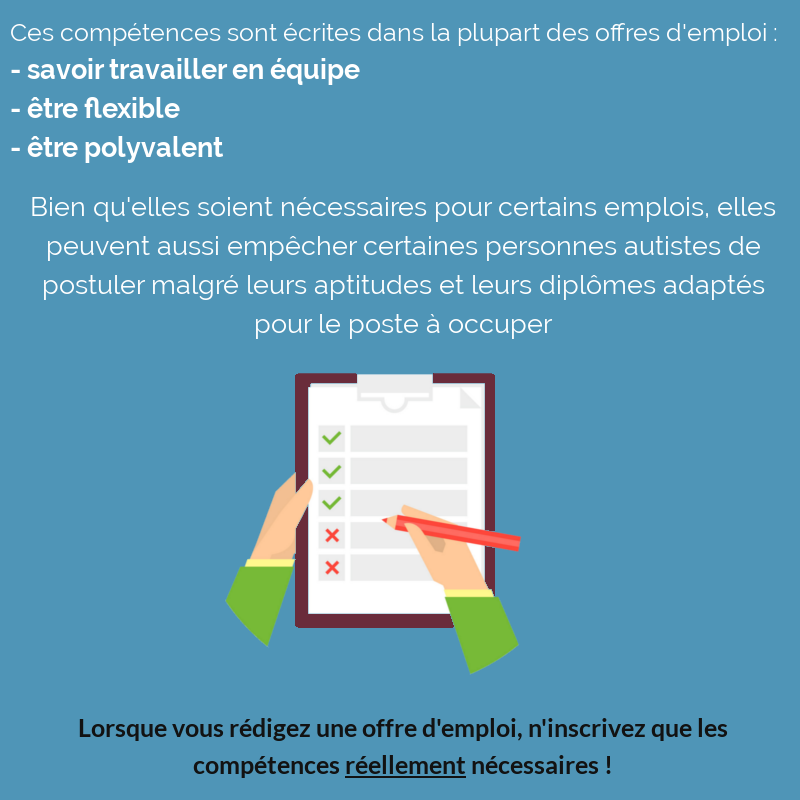
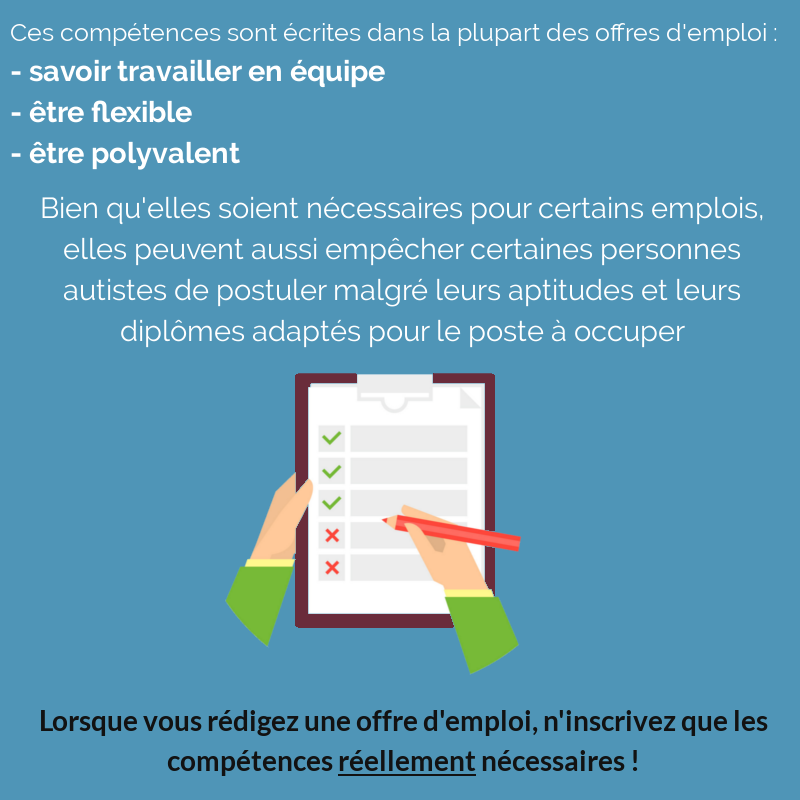
Layered file, before and after one edit (800x800). Changes by layer:
painted on "Bien qu'elles soient nécessair..." over (32, 196, 776, 348)
painted on "Ces compétences sont écrites d..." over (11, 58, 385, 170)
painted on "..." over (41, 710, 768, 778)
